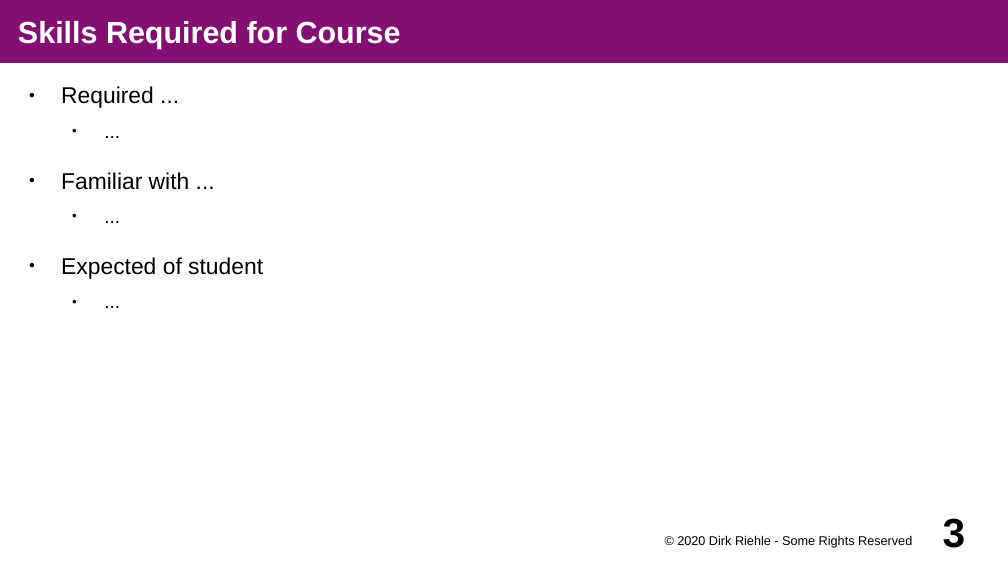
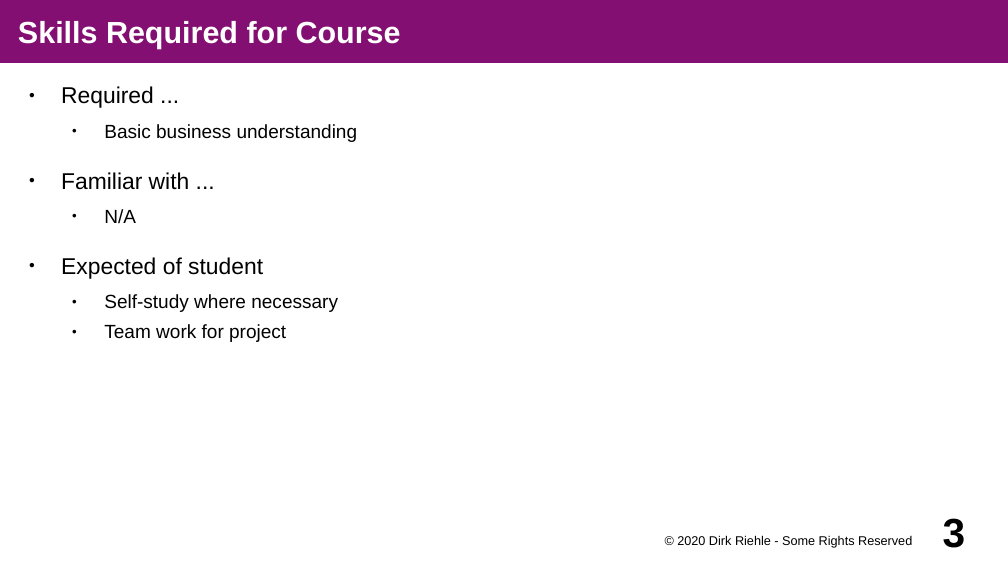
Before and after one commit to dirkriehle/coss-course, a slide deck: slide 3 of Lecture slides/A01 - Course Introduction.odp. Drawn at 1008x567 pixels with LibreOffice and Linux fonts; fonts in the diff are those of the drawing. Boxes give left, top, right and bottom in pixels: in the first picture for what was removed or moved away, otherwise in the second. Text is boxed around its words. In the diff, an @@ line names an element or a change of style, - is before the commit and + after.

```diff
--- a/Lecture slides/A01 - Course Introduction.odp
+++ b/Lecture slides/A01 - Course Introduction.odp
@@ text at <box>104,124,358,142</box>: text changed @@
-  ● ...
+  ● Basic business understanding
@@ text at <box>104,209,136,224</box>: text changed @@
-  ● ...
+  ● N/A
@@ text at <box>104,294,338,342</box>: text changed @@
-  ● ...
+  ● Self-study where necessary
+  ● Team work for project
```
Also in this commit, not shown: 3 other slides changed, 3 other files.
